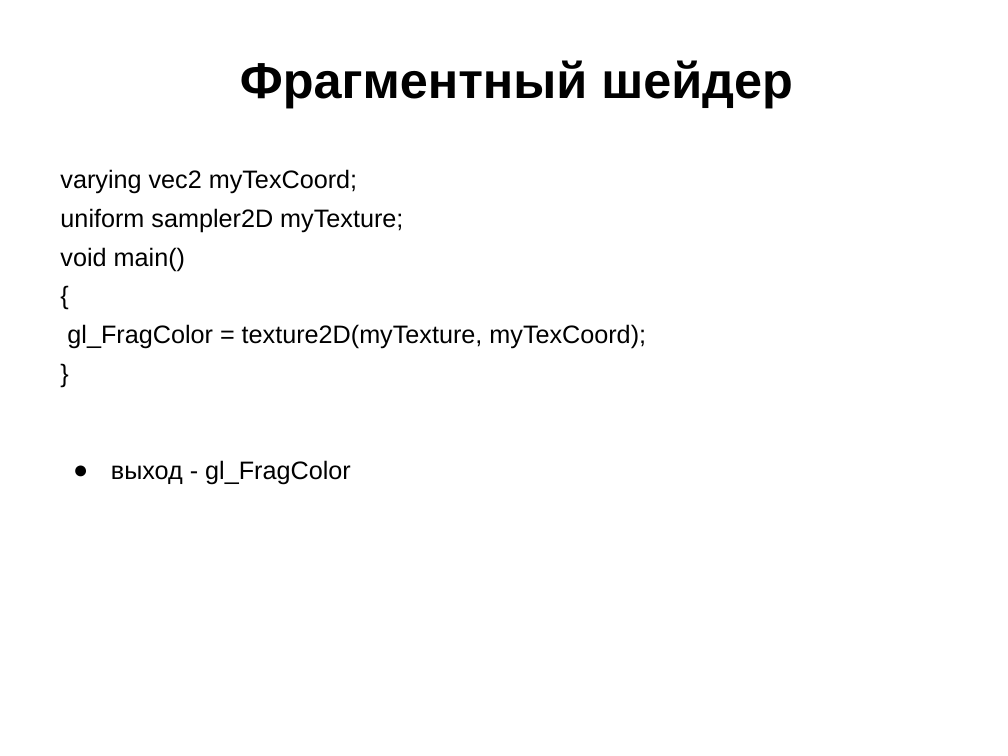
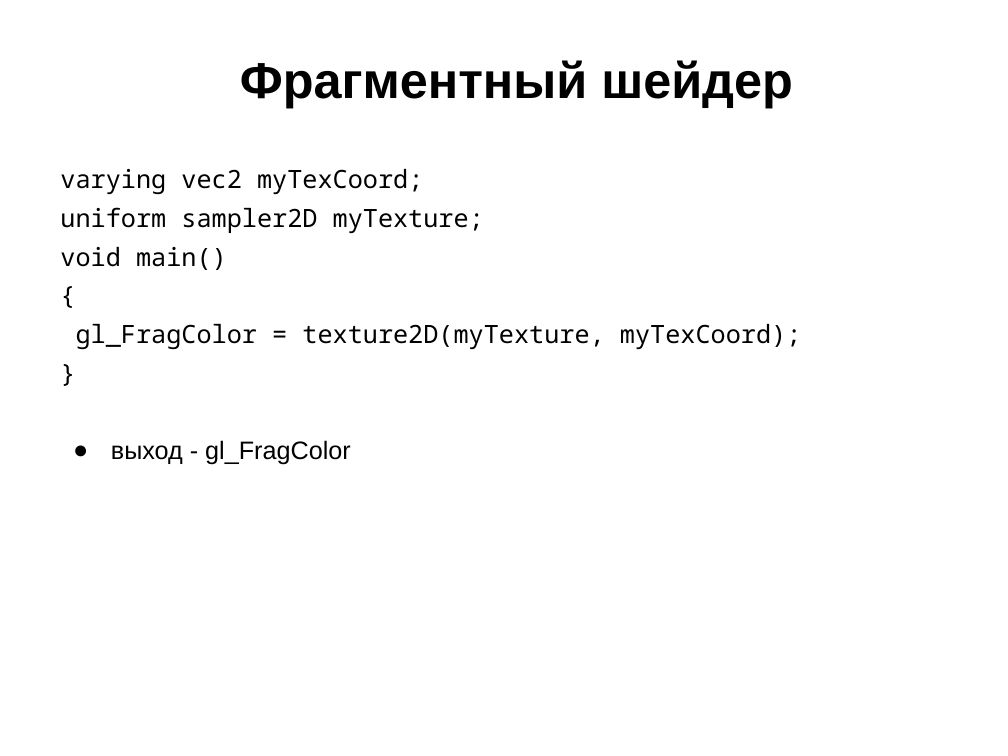
Before and after one commit to schadov/241m-lectures, a slide deck: slide 13 of Lecture-webgl.pptx (slide 15 before the commit). Drawn at 1008x756 pixels with LibreOffice and Linux fonts; fonts in the diff are those of the drawing. Boxes give left, top, right and bottom in pixels: in the first picture for what was removed or moved away, otherwise in the second. Text is boxed around its words. In the diff, an @@ line names an element or a change of style, - is before the commit and + after.

```diff
--- a/Lecture-webgl.pptx
+++ b/Lecture-webgl.pptx
@@ text at bbox=[60, 169, 801, 349]: font Arial to Noto Sans Mono in "varying vec2 myTexCoord;", "uniform sampler2D myTexture;", "void main()", "{" and 2 more places @@
```
Also in this commit, not shown: 5 other slides changed, 2 slides added, 4 slides removed.
